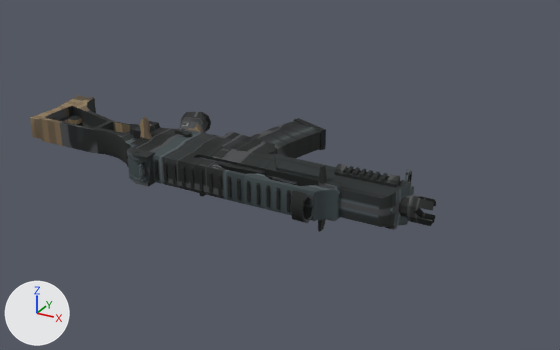
Before and after pictures for a commit that changed the FBX model batDemo/Assets/GameAssets/battleAssets/Weapon/AR/AR_SG553_Base_0_Mod.FBX.
Rendered twice from a 50 mm camera at (0.986, -1.447, 0.684) aimed at (0.188, 0.005, -0.042). Lighting does not change. The marker at lower left points along +X, +Y and +Z. Where no turn or scale is listed for an object, it has been applied to the vertices.

The older version as bpy lines, for what is in view:
```python
me_mesh = bpy.data.meshes.new('Mesh')
me_mesh.from_pydata(...)  # 1102 vertices, 1874 faces; spans x -0.52..0.557, y -0.214..0.208, z -0.082..0.086
me_mesh.materials.append(mat_material__31)  # picture img_ar_sg553_base_0_mod_png
ob_ar_sg553_base_0_mod = bpy.data.objects.new('AR_SG553_Base_0_Mod', me_mesh)
ob_ar_sg553_base_0_mod.location = (0.033, 0.0, 0.0)
```
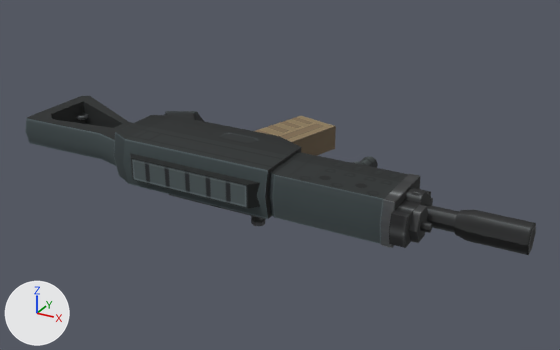
Location of each change, [x1, y1, x2, y2] in pixels of the pictures (560 x 350 px):
```json
{"object": "AR_SG553_Base_0_Mod", "change": "reshaped, moved", "before": [30, 95, 436, 232], "after": [25, 96, 536, 255], "on screen": "26% wider, 16% taller"}
{"part": 1, "of": "me_mesh", "change": "added", "after": [409, 205, 428, 243], "on screen": "black"}
{"part": 2, "of": "me_mesh", "change": "rebuilt", "before": [127, 112, 414, 227], "after": [114, 115, 301, 219], "on screen": "35% narrower, 9% shorter"}
{"part": 3, "of": "me_mesh", "change": "rebuilt", "before": [30, 95, 137, 167], "after": [25, 96, 133, 166]}
{"part": 4, "of": "me_mesh", "change": "rebuilt", "before": [251, 118, 326, 159], "after": [255, 116, 336, 156]}
{"part": 5, "of": "me_mesh", "change": "deleted", "before": [127, 117, 436, 232], "on screen": "black"}
{"part": 6, "of": "me_mesh", "change": "added", "after": [76, 111, 536, 255], "on screen": "black"}
```

Edits to the scene script, one JSON object a line:
```json
{"block": "me_mesh", "where": "# used by ob_ar_sg553_base_0_mod; location = (0.033, 0.0, 0.0)"}
{"op": "remove", "block": "me_mesh", "code": "me_mesh.from_pydata(...)  # 1102 vertices, 1874 faces; spans x -0.52..0.557, y -0.214..0.208, z -0.082..0.086"}
{"op": "add", "block": "me_mesh", "code": "me_mesh.from_pydata(...)  # 440 vertices, 751 faces; spans x -0.466..0.783, y -0.209..0.218, z -0.094..0.055"}
{"block": "me_mesh", "change": "me_mesh part 1: a new loose piece, a 6-sided cylinder along x spanning x 0.571..0.587, y -0.189..-0.121, z -0.032..0.032, in mat_material__31 (picture img_ar_sg553_base_0_mod_png)"}
{"block": "me_mesh", "change": "me_mesh part 2: the loose piece of 323 vertices spanning x -0.189..0.502, y -0.214..0.137, z -0.047..0.046 is rebuilt with 35 vertices and now spans x -0.158..0.262, y -0.194..0.003, z -0.055..0.055"}
{"block": "me_mesh", "change": "me_mesh part 3: the loose piece of 122 vertices spanning x -0.52..-0.152, y -0.151..0.082, z -0.031..0.03 is rebuilt with 51 vertices and now spans x -0.466..-0.154, y -0.168..0.087, z -0.034..0.034"}
{"block": "me_mesh", "change": "me_mesh part 4: the loose piece of 26 vertices spanning x 0.049..0.194, y -0.002..0.208, z -0.026..0.026 is rebuilt with 12 vertices and now spans x 0.06..0.242, y -0.015..0.218, z -0.03..0.03"}
{"block": "me_mesh", "change": "me_mesh part 5: 51 loose pieces with 631 vertices, spanning x -0.204..0.557, y -0.214..0.038, z -0.082..0.086, are deleted"}
{"block": "me_mesh", "change": "me_mesh part 6: 290 vertices added at x -0.43..0.783, y -0.209..0.133, z -0.094..0.049"}
{"op": "set", "path": "ob_ar_sg553_base_0_mod.location", "old": "(0.033, 0.0, 0.0)", "new": "(0.0, 0.0, 0.0)"}
```
